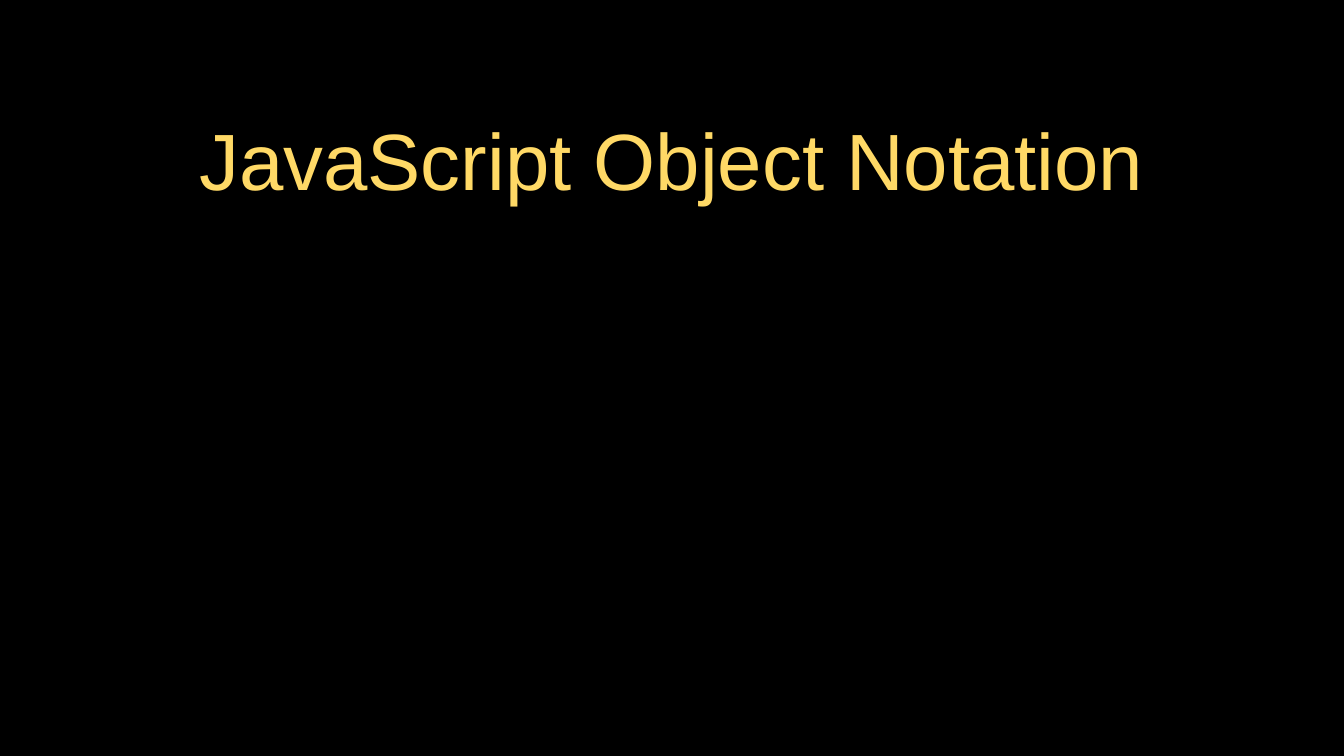
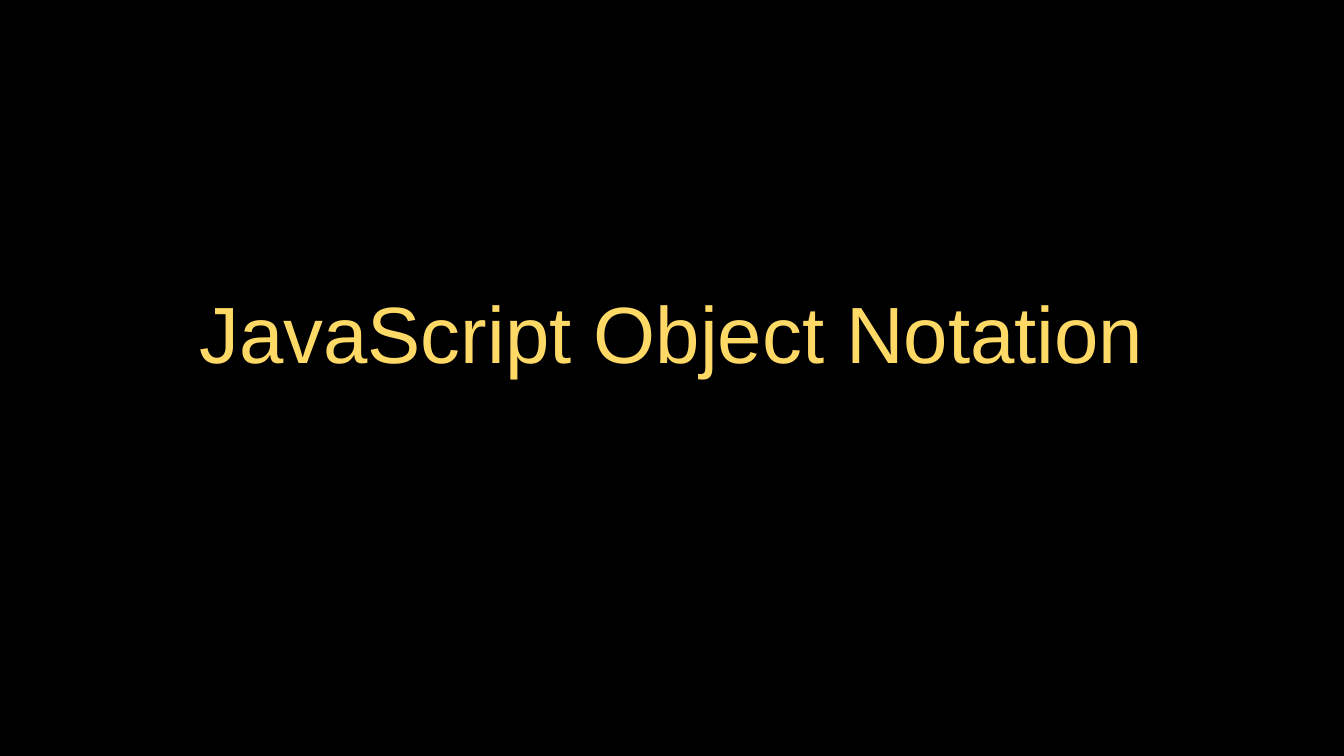
Before and after one commit to csev/py4e, a slide deck: slide 30 of lectures3/Pythonlearn-13-WebServices.pptx. Drawn at 1344x756 pixels with LibreOffice and Linux fonts; fonts in the diff are those of the drawing. Boxes give left, top, right and bottom in pixels: in the first picture for what was removed or moved away, otherwise in the second. Text is boxed around its words. In the diff, an @@ line names an element or a change of style, - is before the commit and + after.

Commit message:
Update

```diff
--- a/lectures3/Pythonlearn-13-WebServices.pptx
+++ b/lectures3/Pythonlearn-13-WebServices.pptx
@@ title "JavaScript Object Notation": place and size @@
-title "JavaScript Object Notation" at [199,132,1143,206]
+title "JavaScript Object Notation" at [199,305,1143,378]
```
